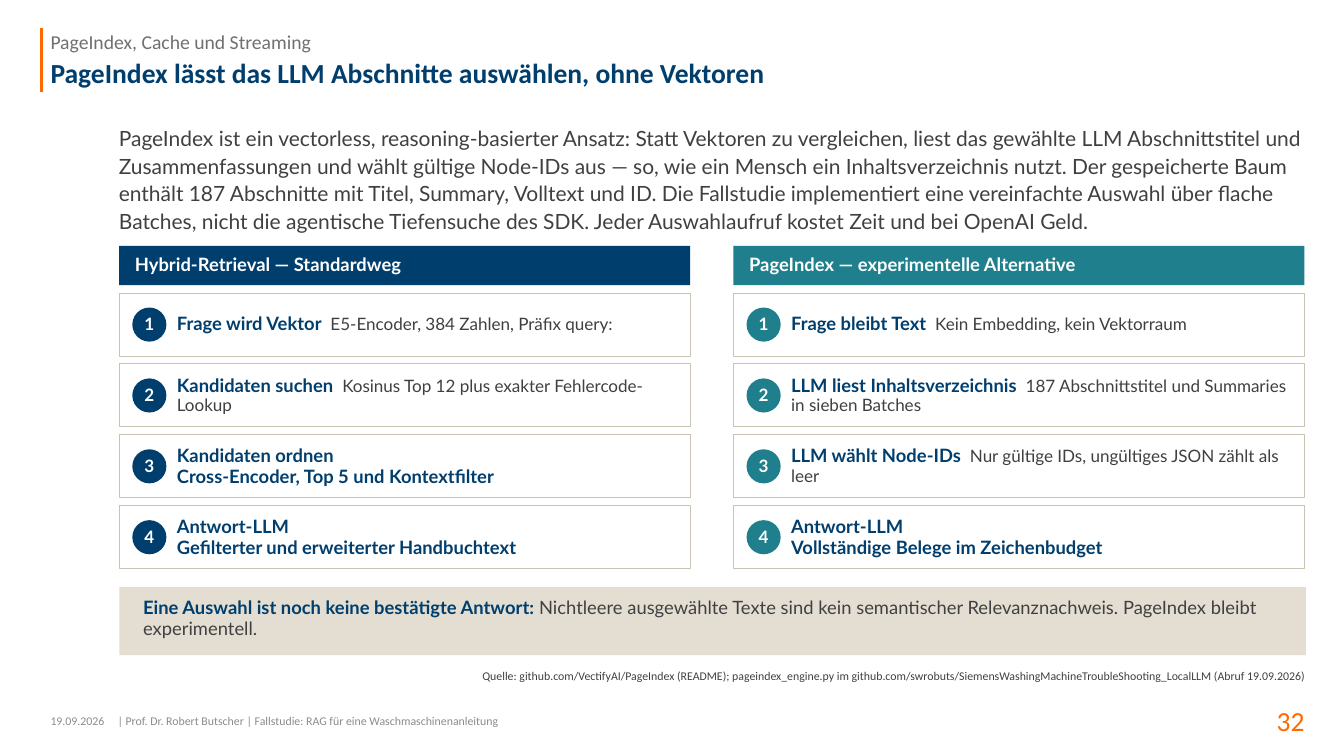
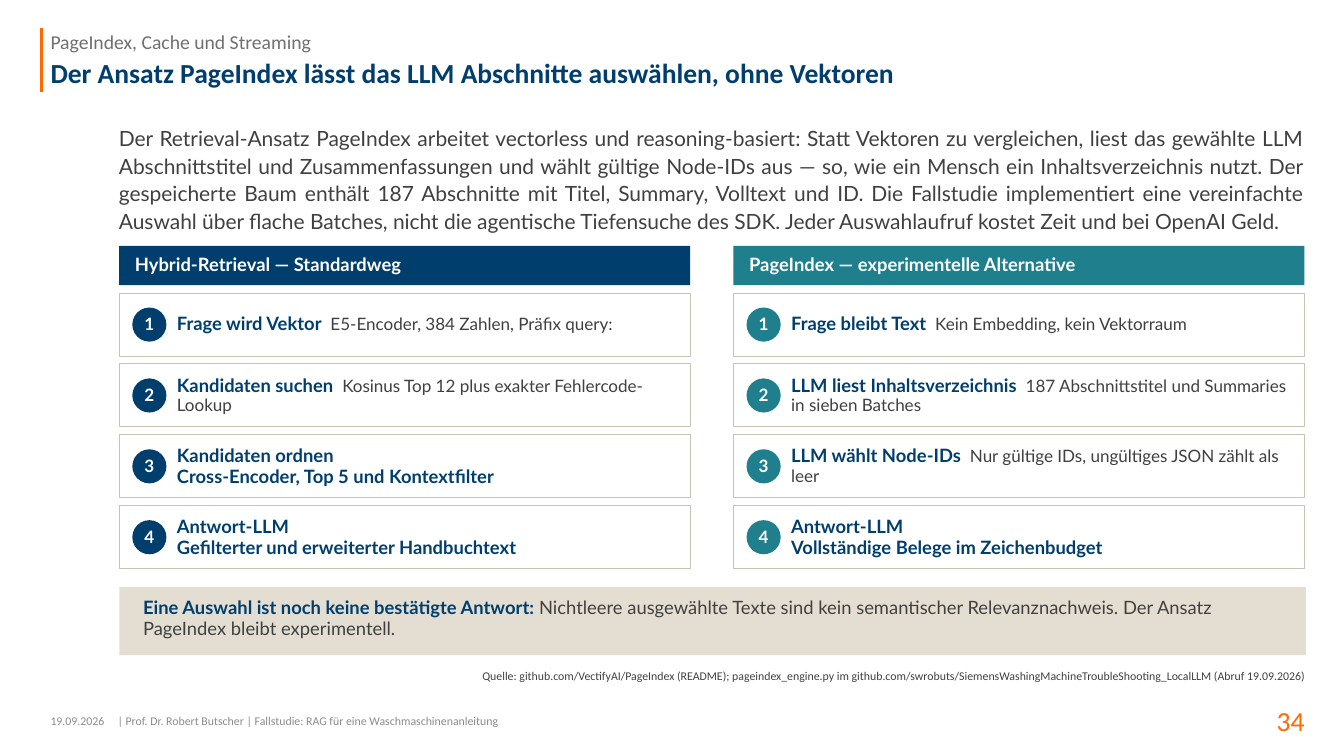
Before and after one commit to swrobuts/SiemensWashingMachineTroubleShooting_LocalLLM, a slide deck: slide 34 of docs/slides/RAG_Waschmaschine_Dokumentation.pptx (slide 32 before the commit). Drawn at 1344x756 pixels with LibreOffice and Linux fonts; fonts in the diff are those of the drawing; background and template pictures are left out. Boxes give left, top, right and bottom in pixels: in the first picture for what was removed or moved away, otherwise in the second. Text is boxed around its words. In the diff, an @@ line names an element or a change of style, - is before the commit and + after.

```diff
--- a/docs/slides/RAG_Waschmaschine_Dokumentation.pptx
+++ b/docs/slides/RAG_Waschmaschine_Dokumentation.pptx
@@ title at box(51, 63, 894, 88): text changed @@
-PageIndex lässt das LLM Abschnitte auswählen, ohne Vektoren
+Der Ansatz PageIndex lässt das LLM Abschnitte auswählen, ohne Vektoren
@@ text at box(119, 130, 1303, 233): text changed @@
-PageIndex ist ein vectorless, reasoning-basierter Ansatz: Statt Vektoren zu vergleichen, liest das gewählte LLM Abschnittstitel und Zusammenfassungen und wählt gültige Node-IDs aus — so, wie ein Mensch ein Inhaltsverzeichnis nutzt. Der gespeicherte Baum enthält 187 Abschnitte mit Titel, Summary, Volltext und ID. Die Fallstudie implementiert eine vereinfachte Auswahl über flache Batches, nicht die agentische Tiefensuche des SDK. Jeder Auswahlaufruf kostet Zeit und bei OpenAI Geld.
+Der Retrieval-Ansatz PageIndex arbeitet vectorless und reasoning-basiert: Statt Vektoren zu vergleichen, liest das gewählte LLM Abschnittstitel und Zusammenfassungen und wählt gültige Node-IDs aus — so, wie ein Mensch ein Inhaltsverzeichnis nutzt. Der gespeicherte Baum enthält 187 Abschnitte mit Titel, Summary, Volltext und ID. Die Fallstudie implementiert eine vereinfachte Auswahl über flache Batches, nicht die agentische Tiefensuche des SDK. Jeder Auswahlaufruf kostet Zeit und bei OpenAI Geld.
@@ text at box(143, 600, 1212, 639): text changed @@
-Eine Auswahl ist noch keine bestätigte Antwort: Nichtleere ausgewählte Texte sind kein semantischer Relevanznachweis. PageIndex bleibt experimentell.
+Eine Auswahl ist noch keine bestätigte Antwort: Nichtleere ausgewählte Texte sind kein semantischer Relevanznachweis. Der Ansatz PageIndex bleibt experimentell.
@@ page number at box(1277, 713, 1305, 732): text changed @@
-32
+34
```
Also in this commit, not shown: 57 other slides changed, 2 slides added.
